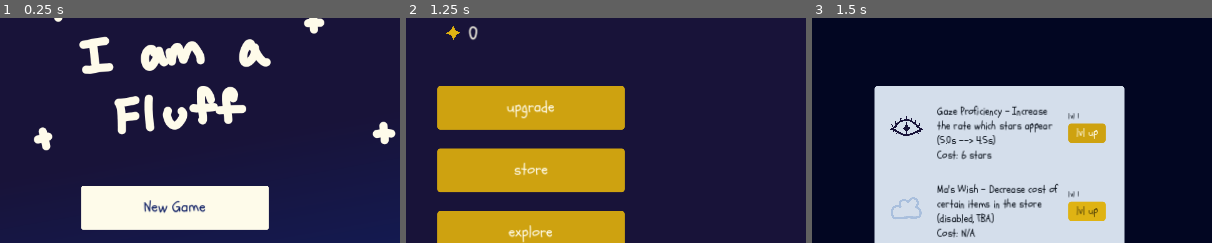
Above: before the commit, frames 1-3 (left to right).
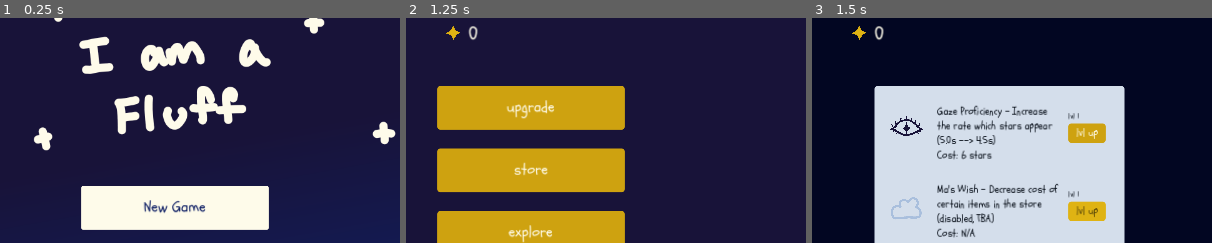
Above: after the commit, the same moments.

Repository: solicht88/I-am-a-Fluff
Game: Godot game, scene res://scenes/title/title_screen.tscn
Same seed, same stepped clock (60 frames per second), same inputs: the game is played once before the commit and once after it.
Inputs:
- Up to frame 1 (0.25 s): no input
- Up to frame 2 (1.25 s): click "New Game" at 0.5 s
- Up to frame 3 (1.5 s): click "upgrade" at 1.25 s
The pictures show only the part of the screen within x 0-50%, y 7-57%; the shares and areas given below are measured in that part.

Frames 1-2 are identical in both runs. In frame 3, 0.2% of the frame differs, in the area x 10-18%, y 3-10%.

Commit message:
progress data temp saves/loads + carries between scenes, added upgrades lvl up

Diff:
--- a/scenes/upgrade/upg_interface.tscn
+++ b/scenes/upgrade/upg_interface.tscn
@@ -1,11 +1,13 @@
-[gd_scene load_steps=9 format=3 uid="uid://dinpmsn60y4kv"]
+[gd_scene load_steps=13 format=3 uid="uid://dinpmsn60y4kv"]
 
 [ext_resource type="Script" path="res://scripts/upgrade/upg_interface.gd" id="1_edecy"]
 [ext_resource type="Theme" uid="uid://cju4d47giq4m6" path="res://scenes/button.tres" id="1_ttde2"]
 [ext_resource type="Texture2D" uid="uid://srynbfw1fua0" path="res://img/icons/eye.png" id="2_074lk"]
+[ext_resource type="FontFile" uid="uid://bowrdqh4kjwdd" path="res://fonts/Schoolbell-Regular.ttf" id="2_hc1nt"]
 [ext_resource type="Theme" uid="uid://ba7ehrhp4kipx" path="res://scenes/dark_text.tres" id="4_3u4h4"]
 [ext_resource type="Texture2D" uid="uid://bj6rwfm3cb87e" path="res://img/icons/cloud.png" id="5_2v2mj"]
 [ext_resource type="Texture2D" uid="uid://by210xn245wxk" path="res://img/icons/string.png" id="6_k0ak1"]
+[ext_resource type="Texture2D" uid="uid://bgv26ft4px3kq" path="res://img/characters/star3.png" id="7_2hh67"]
 
 [sub_resource type="StyleBoxFlat" id="StyleBoxFlat_wroqh"]
 bg_color = Color(0.831373, 0.870588, 0.921569, 1)
@@ -16,6 +18,21 @@
 
 [sub_resource type="StyleBoxFlat" id="StyleBoxFlat_i304k"]
 bg_color = Color(0.6, 0.6, 0.6, 0)
+
+[sub_resource type="StyleBoxEmpty" id="StyleBoxEmpty_562bb"]
+
+[sub_resource type="Theme" id="Theme_tlo38"]
+Label/colors/font_color = Color(0.996078, 0.984314, 0.917647, 1)
+Label/colors/font_outline_color = Color(0.996078, 0.984314, 0.917647, 1)
+Label/colors/font_shadow_color = Color(0, 0, 0, 0)
+Label/constants/line_spacing = 3
+Label/constants/outline_size = 0
+Label/constants/shadow_offset_x = 1
+Label/constants/shadow_offset_y = 1
+Label/constants/shadow_outline_size = 1
+Label/font_sizes/font_size = 32
+Label/fonts/font = ExtResource("2_hc1nt")
+Label/styles/normal = SubResource("StyleBoxEmpty_562bb")
 
 [node name="upg_interface" type="Control"]
 layout_mode = 3
@@ -184,6 +201,23 @@
 theme_override_styles/focus = SubResource("StyleBoxFlat_i304k")
 text = "Return -->"
 
+[node name="TextureRect" type="TextureRect" parent="."]
+custom_minimum_size = Vector2(50, 50)
+offset_left = 50.0
+offset_top = 50.0
+offset_right = 100.0
+offset_bottom = 100.0
+texture = ExtResource("7_2hh67")
+expand_mode = 1
+
+[node name="counter" type="Label" parent="."]
+offset_left = 100.0
+offset_top = 55.0
+offset_right = 325.0
+offset_bottom = 99.0
+theme = SubResource("Theme_tlo38")
+text = "0"
+
 [connection signal="pressed" from="gaze_btn" to="." method="_on_gaze_btn_pressed"]
 [connection signal="pressed" from="wish_btn" to="." method="_on_wish_btn_pressed"]
 [connection signal="pressed" from="string_btn" to="." method="_on_string_btn_pressed"]
--- a/scripts/global/save.gd
+++ b/scripts/global/save.gd
@@ -3,6 +3,7 @@
 # only testing one save file for now
 const save_location = "user://saves/SaveFile.json"
 
+var star1 = preload("res://scenes/characters/star_1.tscn")
 var save_data: Dictionary = {
 	"counter": 0,
 	"stars": [],
@@ -18,3 +19,11 @@
 
 func load_game():
 	pass
+
+# possibly temp? will see how full save/load files go
+func load_stars(coords):
+	for pos in coords:
+		var new_star = star1.instantiate()
+		add_child(new_star)
+		new_star.set_position(pos)
+		#new_star.get_node("Area2D").star_collected.connect(_update_counter)
--- a/scripts/global/upgrade_text.gd
+++ b/scripts/global/upgrade_text.gd
@@ -1,13 +1,7 @@
 extends Node
 
-var gaze_upg = ["5.0s --> 4.6s", "4.6s --> 4.2s", "4.2s --> 3.8s"]
-var gaze_cost = ["6", "12", "25"]
+var gaze_upg = ["5.0s --> 4.6s", "4.6s --> 4.2s", "4.2s --> 3.8s", "3.8s --> 3.4s", "3.4s --> 3.0s", "3.0s"]
+var gaze_cost = [6, 12, 25, 50, 100, "N/A"]
 
-# Called when the node enters the scene tree for the first time.
-func _ready():
-	pass # Replace with function body.
-
-
-# Called every frame. 'delta' is the elapsed time since the previous frame.
-func _process(_delta):
-	pass
+var str_upg = ["1 --> 2", "2 --> 3", "3 --> 4", "4 per click"]
+var str_cost = [25, 60, 150, "N/A"]
--- a/scripts/main/main.gd
+++ b/scripts/main/main.gd
@@ -8,16 +8,19 @@
 
 var star1 = preload("res://scenes/characters/star_1.tscn")
 
-var stars = 0
 var ulcorner = Vector2(400, 50)
 var brcorner = Vector2(1230, 670)
-var star_coords = []
+var stars = Save.save_data.counter
+var star_coords = Save.save_data.stars
 
 # Called when the node enters the scene tree for the first time.
 func _ready():
 	randomize()
 	interface.menu_open.connect(_menu_opened)
+	interface.change_scene.connect(save_progress)
+	counter.text = str(stars)
 	timer.start()
+	_load_stars(star_coords)
 
 	# temp to trash debug save file
 	#OS.move_to_trash(ProjectSettings.globalize_path("user://SaveFile.json"))
@@ -29,7 +32,7 @@
 # Randomized clickable stars
 func _update_counter(pos):
 	star_coords.remove_at(star_coords.find(pos))
-	stars += 1
+	stars += 1 * Save.save_data.string_lvl
 	counter.text = str(stars)
 
 func _get_random_point(ul: Vector2, br: Vector2) -> Vector2:
@@ -57,7 +60,15 @@
 	#print("connected")
 
 func save_progress():
-	Save.save_data.counter = counter
+	Save.save_data.counter = stars
 	Save.save_data.stars = star_coords
-	Save.save_game()
-	#print("saved!")
+	#Save.save_game()
+	print("saved!")
+
+# possibly temp? will see how full save/load files go
+func _load_stars(coords):
+	for pos in coords:
+		var new_star = star1.instantiate()
+		add_child(new_star)
+		new_star.set_position(pos)
+		new_star.get_node("Area2D").star_collected.connect(_update_counter)
--- a/scripts/main/main_interface.gd
+++ b/scripts/main/main_interface.gd
@@ -3,6 +3,7 @@
 var menu = preload("res://scenes/main/menu.tscn")
 
 signal menu_open
+signal change_scene
 
 # Called when the node enters the scene tree for the first time.
 func _ready():
@@ -15,6 +16,7 @@
 
 
 func _on_upgrade_pressed():
+	change_scene.emit()
 	get_tree().change_scene_to_file("res://scenes/upgrade/upgrade.tscn")
 
 
--- a/scripts/title_ui.gd
+++ b/scripts/title_ui.gd
@@ -20,4 +20,4 @@
 
 
 func _on_quit_btn_pressed():
-	pass # Replace with function body.
+	get_tree().quit()
--- a/scripts/upgrade/upg_interface.gd
+++ b/scripts/upgrade/upg_interface.gd
@@ -1,12 +1,28 @@
 extends Control
+
+@onready var gaze_label := $gaze_label as Label
+@onready var gaze_lvl_txt := $gaze_lvl as Label
+
+@onready var string_label := $string_label as Label
+@onready var string_lvl_txt := $string_lvl as Label
+
+@onready var counter_label := $counter as Label
+
+var save = Save.save_data
+var upg = UpgText
+
+var gaze_lvl = save.gaze_lvl
+var str_lvl = save.string_lvl
 
 # Called when the node enters the scene tree for the first time.
 func _ready():
-	pass # Replace with function body.
+	gaze_lvl_txt.text = "lvl " + str(gaze_lvl)
+	string_lvl_txt.text = "lvl " + str(str_lvl)
+	counter_label.text = str(save.counter)
 
 
 # Called every frame. 'delta' is the elapsed time since the previous frame.
-func _process(delta):
+func _process(_delta):
 	pass
 
 
@@ -15,7 +31,18 @@
 
 
 func _on_gaze_btn_pressed():
-	pass # Replace with function body.
+	if save.counter >= upg.gaze_cost[gaze_lvl - 1]:
+		save.counter -= upg.gaze_cost[gaze_lvl - 1]
+		gaze_lvl += 1
+
+		gaze_label.text = "Gaze Proficiency - Increase the rate which stars appear
+		({upgr})
+		Cost: {cost} stars".format({"upgr": upg.gaze_upg[gaze_lvl - 1], "cost": upg.gaze_cost[gaze_lvl - 1]})
+		gaze_lvl_txt.text = "lvl " + str(gaze_lvl)
+		counter_label.text = str(save.counter)
+
+		if gaze_lvl == 6:
+			$gaze_btn.disabled = true
 
 
 func _on_wish_btn_pressed():
@@ -23,4 +50,15 @@
 
 
 func _on_string_btn_pressed():
-	pass # Replace with function body.
+	if save.counter >= upg.str_cost[str_lvl - 1]:
+		save.counter -= upg.str_cost[str_lvl - 1]
+		str_lvl += 1
+
+		string_label.text = "String Skill - Increase the stars earned per star clicked
+		({upgr})
+		Cost: {cost} stars".format({"upgr": upg.str_upg[str_lvl - 1], "cost": upg.str_cost[str_lvl - 1]})
+		string_lvl_txt.text = "lvl " + str(str_lvl)
+		counter_label.text = str(save.counter)
+
+		if str_lvl == 4:
+			$string_btn.disabled = true
Not shown: 2 places in scenes/main/interface.tscn that only renumber resources
Not shown, changed: README.md
